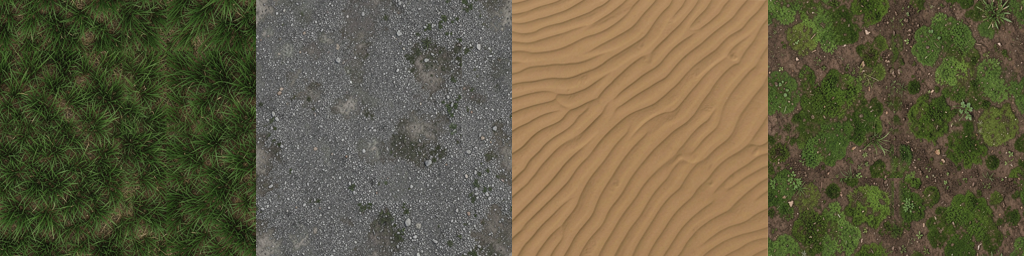
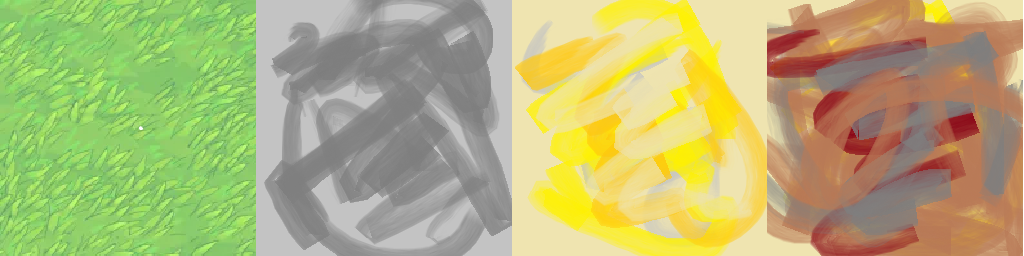
Two versions of the same layered image (1024x256). Layer-by-layer changes:
hid "3-dirt-grass.png Zusammengeführt", painted on it over (x1=382, y1=0, x2=1024, y2=256)
hid "2-sand.png" over (x1=512, y1=0, x2=768, y2=256)
hid "1-stones.png" (1st of 2), painted on it over (x1=256, y1=0, x2=576, y2=256)
hid "wrap-grass.png", painted on it over (x1=0, y1=0, x2=256, y2=256)
painted on "Background" over (x1=0, y1=0, x2=1024, y2=256)
